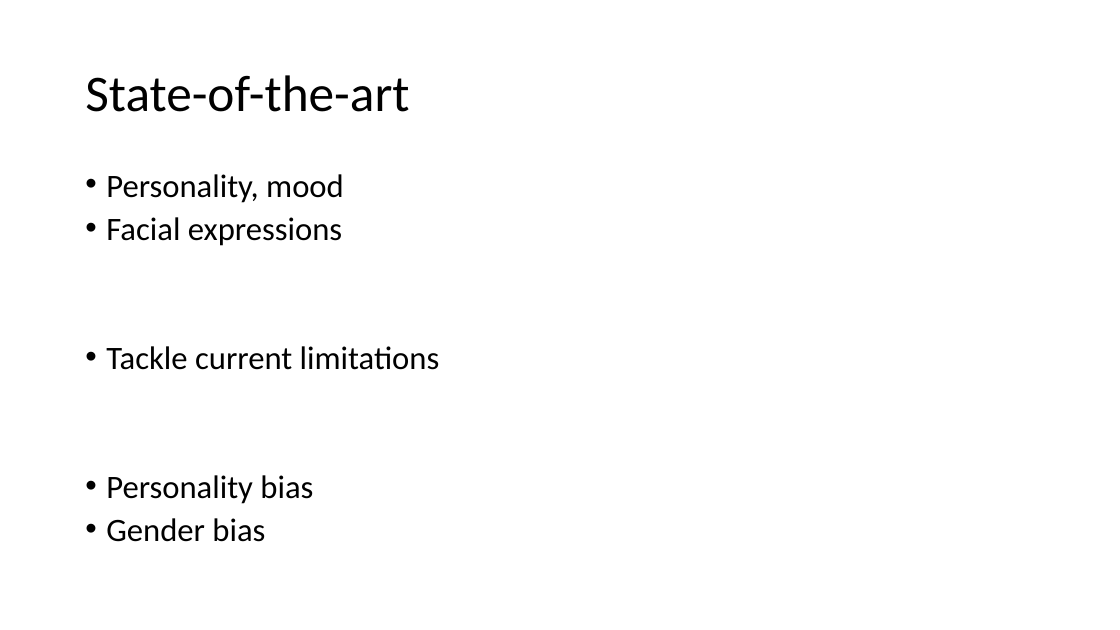
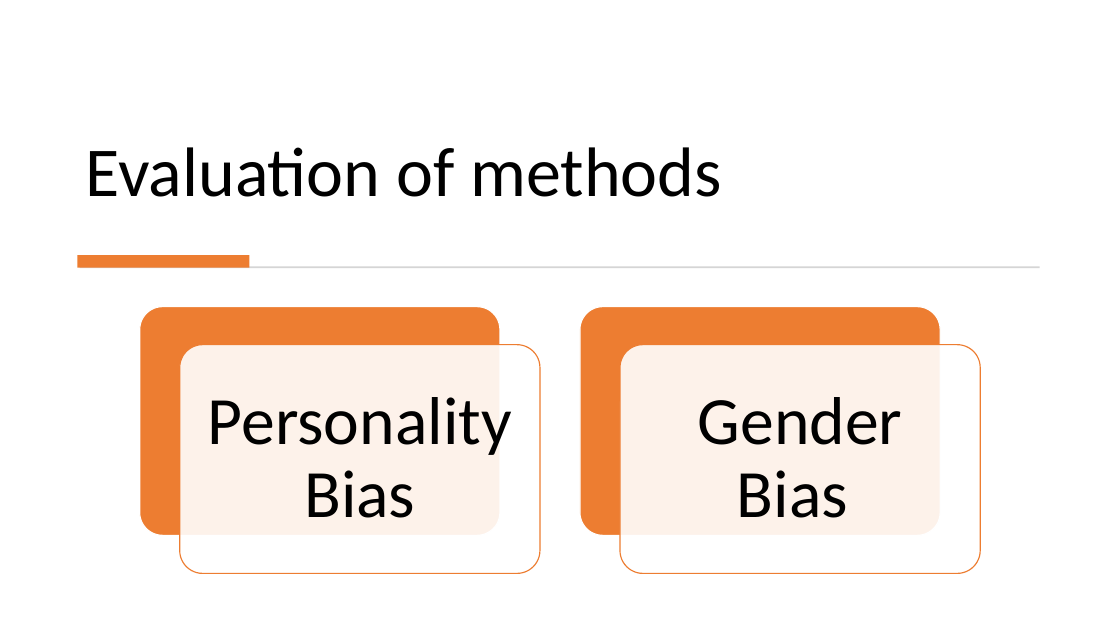
Before and after one commit to stenglx/seminar_ai, a slide deck: slide 6 of State-Of-The-Art Music Recommendation.pptx (slide 4 before the commit). Drawn at 1120x630 pixels with LibreOffice and Linux fonts; fonts in the diff are those of the drawing. Boxes give left, top, right and bottom in pixels: in the first picture for what was removed or moved away, otherwise in the second. Text is boxed around its words. In the diff, an @@ line names an element or a change of style, - is before the commit and + after.

Commit message:
new version

```diff
--- a/State-Of-The-Art Music Recommendation.pptx
+++ b/State-Of-The-Art Music Recommendation.pptx
@@ title "Evaluation of methods" at box(86, 147, 722, 197): vertical alignment middle to bottom @@
@@ title at box(86, 147, 722, 197): text changed; size 44 to 60 pt @@
-State-of-the-art
+Evaluation of methods
@@ text removed at box(106, 174, 440, 542) @@
-• Personality, mood
-• Facial expressions
-• Tackle current limitations
-• Personality bias
-• Gender bias
@@ rectangle added at box(77, 255, 250, 268), fill #ED7D31 @@
@@ rectangle added at box(80, 266, 1040, 268), fill #D5D5D5 @@
@@ group added at box(139, 307, 981, 573): 4 rounded rectangles, 2 texts @@
+Personality Bias
+Gender Bias
```
Also in this commit, not shown: 4 other slides changed, 3 slides added, 1 slide removed.
